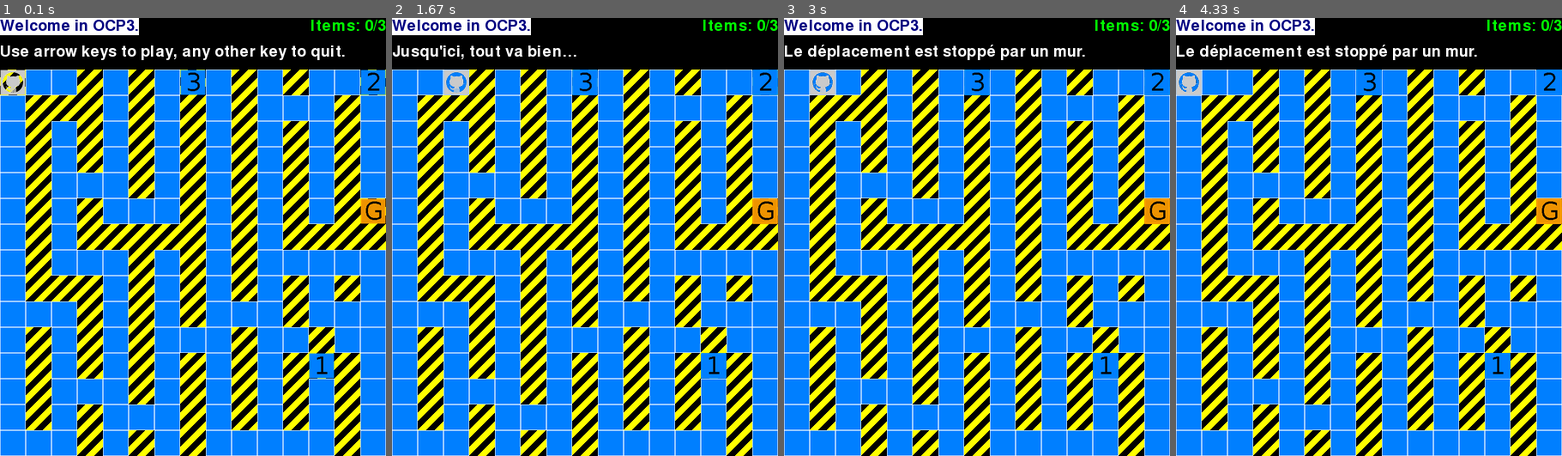
Above: before the commit, frames 1-4 (left to right).
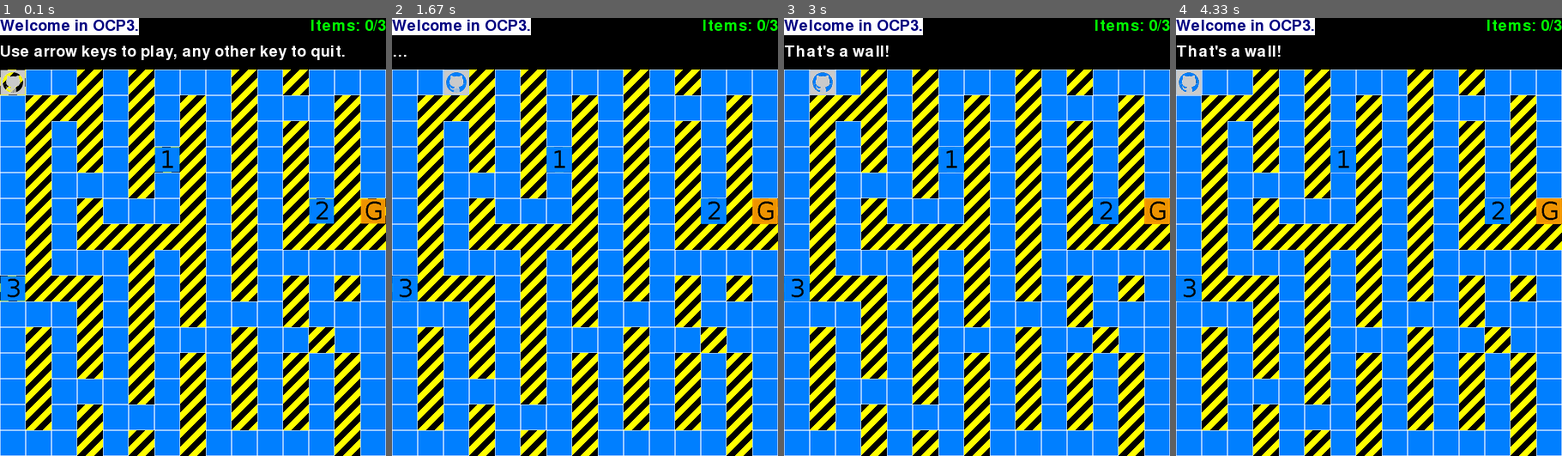
Above: after the commit, the same moments.

Repository: freezed/ocp3
Game: pygame game, started from main.py
The game is run twice, just before and just after one commit, with the same random seed, the same clock (stepped at 60 frames per second) and the same inputs.
Inputs:
- Up to frame 1 (0.1 s): no input
- Up to frame 2 (1.67 s): hold Right 0.33-0.8 s; hold Up 0.83-1.13 s; hold Right from 1.17 s (still down)
- Up to frame 3 (3 s): release Right at 1.72 s; hold Left 1.75-2.42 s; hold Down from 2.45 s (still down)
- Up to frame 4 (4.33 s): release Down at 3.27 s; hold Left 3.3-4.22 s; hold Up from 4.25 s (still down)

The runs differ from the first frame. In frame 1, 0.7% of the frame differs, in the area x 0-100%, y 11-83%; in frame 2, 1.2%; in frame 3, 1.7%, in the area x 0-100%, y 6-83%; in frame 4, 1.7%.

Commit message:
Massive static code cleanup
- Translating comments
- Flake8 & Pylint checking
- Adjust variable name consistency
- Rename tiles filename (and adds files)

Diff:
--- a/conf.py
+++ b/conf.py
@@ -5,60 +5,78 @@
 
 This file is part of [_ocp3_ project](https://github.com/freezed/ocp3)
 """
+from math import floor
 import pygame
-import math
 
-# CONFIGURATION
-ELEMENT_LIST = [
-    {'symbol': 'n', 'name': 'needle', 'cross': True, 'ressurect': False, 'collect': True, 'tile': 'img/3-blue-transp-30.png'},
-    {'symbol': 't', 'name': 'tube', 'cross': True, 'ressurect': False, 'collect': True, 'tile': 'img/1-blue-transp-30.png'},
-    {'symbol': 'e', 'name': 'ether', 'cross': True, 'ressurect': False, 'collect': True, 'tile': 'img/2-blue-transp-30.png'},
-    {'symbol': 'E', 'name': 'exit', 'cross': False, 'ressurect': False, 'collect': False, 'tile': 'img/g-orange-transp-30.png'},
-    {'symbol': ' ', 'name': 'void', 'cross': True, 'ressurect': True, 'collect': False, 'tile': 'img/blue-white-30.png'},
-    {'symbol': '.', 'name': 'wall', 'cross': False, 'ressurect': False, 'collect': False, 'tile': 'img/transp-30.png'},
-    {'symbol': 'X', 'name': 'player', 'cross': False, 'ressurect': False, 'collect': False, 'tile': 'img/player-30.png'},
-    {'symbol': '\n', 'name': 'nlin', 'cross': False, 'ressurect': False, 'collect': False, 'tile': False},
-]
+ELEMENTS = (
+    {
+        'symbol': 'n', 'name': 'needle', 'cross': True,
+        'ressurect': False, 'collect': True, 'tile': 'img/3-30.png'
+    },
+    {
+        'symbol': 't', 'name': 'tube', 'cross': True,
+        'ressurect': False, 'collect': True, 'tile': 'img/1-30.png'
+    },
+    {
+        'symbol': 'e', 'name': 'ether', 'cross': True,
+        'ressurect': False, 'collect': True, 'tile': 'img/2-30.png'
+    },
+    {
+        'symbol': 'E', 'name': 'exit', 'cross': False,
+        'ressurect': False, 'collect': False, 'tile': 'img/g-30.png'
+    },
+    {
+        'symbol': ' ', 'name': 'void', 'cross': True,
+        'ressurect': True, 'collect': False, 'tile': 'img/void-30.png'
+    },
+    {
+        'symbol': '.', 'name': 'wall', 'cross': False,
+        'ressurect': False, 'collect': False, 'tile': 'img/wall-30.png'
+    },
+    {
+        'symbol': 'X', 'name': 'player', 'cross': False,
+        'ressurect': False, 'collect': False, 'tile': 'img/player-30.png'
+    },
+    {
+        'symbol': '\n', 'name': 'nlin', 'cross': False,
+        'ressurect': False, 'collect': False, 'tile': False
+    },
+)
 
-# Possible returns of a move, keep the «ok» at the end
-MOVE_STATUS = ['looser', 'wall', 'winner', 'collect', 'ok']
-MOVE_STATUS_MSG = {
-    'looser': "Vous vous êtes fait assommé! Pour endormir le garde, il manqait: {}.\nPerdu!",
-    'wall': "Le déplacement est stoppé par un mur.",
-    'winner': "Gagné! Vous avez endormis le garde avec votre seringue.",
-    'collect': "Vous ramassez l'objet «{}»",
-    'ok': "Jusqu'ici, tout va bien…"
-}
-
-CELL_SIZE_PX = 30   # Size of the tiles, in pixels
-MAZE_SIZE_TIL = 15      # Size of a map, in tiles
-FONT_SIZE = math.floor(0.9 * CELL_SIZE_PX)
+CELL_SIZE = 30   # Size of the tiles, in pixels
+MAZE_SIZE = 15   # Size of a map, in tiles
 BLACK = (0, 0, 0)
 BLUE = (0, 0, 128)
 GREEN = (0, 255, 0)
 WHITE = (255, 255, 255)
 
 # Messages
-CAPTION = "OCP3, a pygame maze"
+CAPTION = "OCP3, a maze based on pygame"
 ERR_MAP = "ERR_MAP: «{}»"
-HEADER_MESSAGES = {
+HEAD_MESSAGES = {
     'title': "Welcome in OCP3.",
     'status': "Use arrow keys to play, any other key to quit.",
     'items': "Items: {}/{}",
 }
+MSG_COLLECT = "You pick «{}»"
 MSG_END = "End of game, press a key to quit."
+MSG_LOSER = "You lose! You were missing: {}."
+MSG_OK = "…"
 MSG_QUIT = "You decide to quit the game"
+MSG_WALL = "That's a wall!"
+MSG_WINNER = "Cogratulations! You asleep the guard."
 
 # Files
-BACKGROUND_IMG = 'img/zebra-800.png'
+BACKGRND_FILE = 'img/back-800.png'
 MAP_FILE = '01.map'
-UNKNOWN_TILE = 'img/unknown-30.png'
+UNKNOWN_FILE = 'img/unknown-30.png'
 
 # Constant calculation
-HEADER_HEIGHT = (2 * CELL_SIZE_PX)
-WINDOW_SIZE_PX_W = CELL_SIZE_PX * MAZE_SIZE_TIL
-WINDOW_SIZE_PX_H = WINDOW_SIZE_PX_W + HEADER_HEIGHT
-WIN_DIM = (WINDOW_SIZE_PX_W, WINDOW_SIZE_PX_H)
+FONT_SIZE = floor(0.9 * CELL_SIZE)
+HEAD_SIZE_H = (2 * CELL_SIZE)
+WIN_SIZE_W = CELL_SIZE * MAZE_SIZE
+WIN_SIZE_H = WIN_SIZE_W + HEAD_SIZE_H
+WIN_DIM = (WIN_SIZE_W, WIN_SIZE_H)
 
 
 # FUNCTIONS
@@ -66,7 +84,7 @@
 
 def elmt_val(kval, ksel, vsel, nline=False):
     """
-    Return value(s) from ELEMENT_LIST
+    Return value(s) from ELEMENTS
 
     :param str kval: key of the value returned
     :param str ksel: key of the selection criteria
@@ -74,53 +92,59 @@
     :param bool/int nline: Default False, return value(s) in a list,
     use a int() to return the `n` value from the list
 
-    :return str/bool/…:
     """
     try:
         if nline is False:
-            return (element[kval] for element in ELEMENT_LIST if element[ksel] == vsel)
+            return (element[kval] for element in ELEMENTS
+                    if element[ksel] == vsel)
         else:
-            return [element[kval] for element in ELEMENT_LIST if element[ksel] == vsel][nline]
+            return [element[kval] for element in ELEMENTS
+                    if element[ksel] == vsel][nline]
     except IndexError:
         return False
 
 
-def maze_draw(WINDOW, map_string):
-    """ Take a map string and generate a graphic maze """
+def maze_draw(surface, map_string):
+    """
+    Take a map string and generate a graphic maze
+
+    :param obj surface: a pygame surface object
+    :param str map_string: map modelized in a string
+    """
     back_tiles = []
     for cell, element in enumerate(map_string):
         img = elmt_val('tile', 'symbol', element, 0)
 
         if img is False:
-            back_tiles.append(pygame.image.load(UNKNOWN_TILE).convert())
+            back_tiles.append(pygame.image.load(UNKNOWN_FILE).convert())
         else:
             back_tiles.append(pygame.image.load(img).convert_alpha())
 
-        x = (cell % MAZE_SIZE_TIL) * CELL_SIZE_PX
-        y = (cell // MAZE_SIZE_TIL) * CELL_SIZE_PX + HEADER_HEIGHT
-        WINDOW.blit(back_tiles[cell], (x, y))
+        x = (cell % MAZE_SIZE) * CELL_SIZE
+        y = (cell // MAZE_SIZE) * CELL_SIZE + HEAD_SIZE_H
+        surface.blit(back_tiles[cell], (x, y))
 
     # Refresh
     pygame.display.flip()
 
 
-def set_header(WINDOW, messages):
+def set_header(surface, messages):
     """
     Set the header message on the window
 
-    :param obj WINDOWS: display object
+    :param obj surface: surface surfaceect
     :param list/str messages: list of messages per place
     """
-    pygame.draw.rect(WINDOW, BLACK, (0, 0, WINDOW_SIZE_PX_W, HEADER_HEIGHT))
+    pygame.draw.rect(surface, BLACK, (0, 0, WIN_SIZE_W, HEAD_SIZE_H))
 
     FONT = pygame.font.Font(None, FONT_SIZE)
 
-    h_title = FONT.render(str(messages['title']), True, BLUE, WHITE)
-    h_status = FONT.render(str(messages['status']), True, WHITE, BLACK)
-    h_items = FONT.render(str(messages['items']), True, GREEN, BLACK)
+    h_title = FONT.render(messages['title'], True, BLUE, WHITE)
+    h_status = FONT.render(messages['status'], True, WHITE, BLACK)
+    h_items = FONT.render(messages['items'], True, GREEN, BLACK)
 
-    h_items_pos = h_items.get_rect(topright=(WINDOW_SIZE_PX_W, 0))
+    h_items_pos = h_items.get_rect(topright=(WIN_SIZE_W, 0))
 
-    WINDOW.blit(h_title, (0, 0))
-    WINDOW.blit(h_status, (0, CELL_SIZE_PX))
-    WINDOW.blit(h_items, h_items_pos)
+    surface.blit(h_title, (0, 0))
+    surface.blit(h_status, (0, CELL_SIZE))
+    surface.blit(h_items, h_items_pos)
--- a/main.py
+++ b/main.py
@@ -12,30 +12,28 @@
 """
 import pygame
 from pygame.locals import (
-    K_UP, K_DOWN, K_RIGHT, K_LEFT, KEYDOWN, QUIT, RESIZABLE
+    K_UP, K_DOWN, K_RIGHT, K_LEFT, KEYDOWN, QUIT
 )
 from map import Map
-from conf import BACKGROUND_IMG, CAPTION, MAP_FILE, HEADER_HEIGHT, maze_draw, MSG_END, MSG_QUIT, set_header, WIN_DIM
+from conf import (
+    BACKGRND_FILE, CAPTION, MAP_FILE, HEAD_SIZE_H, maze_draw,
+    MSG_END, MSG_QUIT, set_header, WIN_DIM
+)
 
-# Constant calculation
 GAME_KEYS = [K_UP, K_DOWN, K_RIGHT, K_LEFT]
 
 pygame.init()
-WINDOW = pygame.display.set_mode(WIN_DIM, RESIZABLE)
+WINDOW = pygame.display.set_mode(WIN_DIM)
 pygame.display.set_caption(CAPTION)
-WINDOW.blit(pygame.image.load(BACKGROUND_IMG).convert(), (0, HEADER_HEIGHT))
+WINDOW.blit(pygame.image.load(BACKGRND_FILE).convert(), (0, HEAD_SIZE_H))
 
 # Loading map
 MAP_GAME = Map(MAP_FILE)
-
-# Header messaging
 set_header(WINDOW, MAP_GAME.status_message)
-
-# Draw maze
 maze_draw(WINDOW, MAP_GAME.map_print().replace('\n', ''))
 
-pygame.time.Clock().tick(25)
 # Game loop
+# pygame.time.Clock().tick(25)
 last_wait = True
 while MAP_GAME.status:
     for event in pygame.event.get():
@@ -59,6 +57,7 @@
 set_header(WINDOW, MAP_GAME.status_message)
 pygame.display.flip()
 
+# Loop for last messag before exit
 while last_wait:
     for event in pygame.event.get():
         if event.type == KEYDOWN:
--- a/map.py
+++ b/map.py
@@ -8,7 +8,10 @@
 import os
 import random
 from pygame.locals import K_UP, K_DOWN, K_RIGHT, K_LEFT
-from conf import elmt_val, ERR_MAP, MOVE_STATUS_MSG, HEADER_MESSAGES, MAZE_SIZE_TIL
+from conf import (
+    elmt_val, ERR_MAP, MSG_COLLECT, MSG_LOSER, MSG_OK,
+    MSG_WALL, MSG_WINNER, HEAD_MESSAGES, MAZE_SIZE
+)
 
 
 class Map:
@@ -35,22 +38,24 @@
         :rtype map: str()
         :return: None
         """
-        # Chargement du fichier carte choisi
+        # Loading map file
         if os.path.isfile(map_file) is True:
             with open(map_file, "r") as map_data:
 
-                # translate to a splited lines string list
+                # Translate to a splited lines string list
                 map_in_a_list = map_data.read().splitlines()
 
-            # map line number
-            if len(map_in_a_list) == MAZE_SIZE_TIL:
-                self._COLUM = MAZE_SIZE_TIL + 1
-                self._LINES = MAZE_SIZE_TIL
+            # Map line number
+            if len(map_in_a_list) == MAZE_SIZE:
+                self._COLUM = MAZE_SIZE + 1
+                self._LINES = MAZE_SIZE
                 self._MAXIM = (self._COLUM * self._LINES) - 1
-                # Add map checking here
+
+                # ++ Add other map checks here ++
 
                 # Constructing square map
-                map_in_a_list = [self.check_line(line) for line in map_in_a_list]
+                map_in_a_list = [self.check_line(line)
+                                 for line in map_in_a_list]
                 self._map_in_a_string = '\n'.join(map_in_a_list)
 
                 # Player's initial position
@@ -59,44 +64,54 @@
                 )
 
                 # Element under player at start
-                self._element_under_player = elmt_val('symbol', 'name', 'void', 0)
+                self._element_under_player = elmt_val(
+                    'symbol', 'name', 'void', 0
+                )
 
                 # Place collectables on the map
                 for symbol_to_place in elmt_val('symbol', 'collect', True):
-                    position = random.choice([idx for (idx, value) in enumerate(self._map_in_a_string) if value == elmt_val('symbol', 'name', 'void', 0)])
+                    position = random.choice(
+                        [idx for (idx, value) in enumerate(
+                            self._map_in_a_string
+                        ) if value == elmt_val(
+                            'symbol', 'name', 'void', 0
+                        )])
                     self.place_element(symbol_to_place, pos=position)
 
                 self.status = True
                 self.collected_items = []
                 self.collected_items_num = 0
-                self.MAX_ITEMS = sum(1 for _ in elmt_val('name', 'collect', True))
+                self.MAX_ITEMS = sum(
+                    1 for _ in elmt_val('name', 'collect', True)
+                )
                 self.status_message = {}
-                self.status_message['title'] = HEADER_MESSAGES['title']
-                self.status_message['status'] = HEADER_MESSAGES['status']
-                self.status_message['items'] = HEADER_MESSAGES['items'].format(self.collected_items_num, self.MAX_ITEMS)
+                self.status_message['title'] = HEAD_MESSAGES['title']
+                self.status_message['status'] = HEAD_MESSAGES['status']
+                self.status_message['items'] \
+                    = HEAD_MESSAGES['items'].format(
+                        self.collected_items_num, self.MAX_ITEMS
+                    )
 
             else:
                 self.status = False
                 print(ERR_MAP.format("maplines: " + str(len(map_in_a_list))))
 
-        # Erreur de chargement du fichier
+        # File error
         else:
             self.status = False
             print(ERR_MAP.format(':'.join(["mapfile", map_file])))
 
     def map_print(self):
-        """ Affiche la carte avec la position de jeu courante """
+        """ Return a string of the map state """
         return self._map_in_a_string
 
     def move_to(self, pressed_key):
         """
-        Deplace le plyr sur la carte
-
-        :param str pressed_key: mouvement souhaite
-        :return int: une cle de la constante MOVE_STATUS
-        """
-        # supprime le plyr de son emplacement actuel et on replace
-        # l'elements «dessous»
+        Move the player on the map
+
+        :param str pressed_key: direction (pygame const)
+        """
+        # Replace player on the map by the under-element
         self._map_in_a_string = self._map_in_a_string.replace(
             elmt_val('symbol', 'name', 'player', 0),
             self._element_under_player
@@ -115,50 +130,66 @@
         elif pressed_key == K_LEFT:
             next_position = self._player_position - 1
 
+        # TODO nove instruction to __init__
         self._element_under_player = elmt_val('symbol', 'name', 'void', 0)
 
-        # Traitement en fonction de la case du prochain pas
+        # Next position treatment
         if next_position >= 0 and next_position <= self._MAXIM:
             next_char = self._map_in_a_string[next_position]
 
             if next_char == elmt_val('symbol', 'name', 'void', 0):
                 self._player_position = next_position
-                self.status_message['status'] = MOVE_STATUS_MSG['ok']
+                self.status_message['status'] = MSG_OK
 
             elif next_char in elmt_val('symbol', 'collect', True):
                 self._player_position = next_position
-                self._element_under_player = elmt_val('symbol', 'name', 'void', 0)
-                self.collected_items.append(elmt_val('name', 'symbol', next_char, 0))
+                self._element_under_player = elmt_val(
+                    'symbol', 'name', 'void', 0
+                )
+                self.collected_items.append(
+                    elmt_val('name', 'symbol', next_char, 0)
+                )
                 self.collected_items_num += 1
-                self.status_message['status'] = MOVE_STATUS_MSG['collect'].format(elmt_val('name', 'symbol', next_char, 0))
-                self.status_message['items'] = HEADER_MESSAGES['items'].format(self.collected_items_num, self.MAX_ITEMS)
+                self.status_message['status'] = MSG_COLLECT.format(
+                    elmt_val('name', 'symbol', next_char, 0)
+                )
+                self.status_message['items'] \
+                    = HEAD_MESSAGES['items'].format(
+                        self.collected_items_num, self.MAX_ITEMS
+                    )
 
             elif next_char == elmt_val('symbol', 'name', 'exit', 0):
                 self.status = False
-                if sorted(self.collected_items) == sorted(elmt_val('name', 'collect', True)):
-                    self.status_message['status'] = MOVE_STATUS_MSG['winner']
+                if sorted(self.collected_items) == sorted(
+                        elmt_val('name', 'collect', True)
+                ):
+                    self.status_message['status'] = MSG_WINNER
                 else:
-                    missed_item_flist = ', '.join((item for item in elmt_val('name', 'collect', True) if item not in self.collected_items))
-                    self.status_message['status'] = MOVE_STATUS_MSG['looser'].format(missed_item_flist)
-
-            else:  # wall, door or nline
-                self.status_message['status'] = MOVE_STATUS_MSG['wall']
-        else:
-            self.status_message['status'] = MOVE_STATUS_MSG['wall']
-
-        # place le plyr sur sa nouvelle position
+                    missed_item_flist = ', '.join(
+                        (item for item in elmt_val(
+                            'name', 'collect', True
+                        ) if item not in self.collected_items)
+                    )
+                    self.status_message['status'] = MSG_LOSER.format(
+                        missed_item_flist
+                    )
+
+            else:  # wall or nline
+                self.status_message['status'] = MSG_WALL
+        else:
+            self.status_message['status'] = MSG_WALL
+
+        # Set the player on position
         self.place_element(elmt_val('symbol', 'name', 'player', 0))
 
     def place_element(self, element, **kwargs):
         """
-        Place l'element sur la carte.
-
-        La position est celle de l'attribut self._player_position au
-        moment de l'appel.
-
-        Utilise pour place le plyrt et remettre les portes.
-
-        :param str element: element a placer sur la carte
+        Set an element on the map
+
+        The position used is in ._player_position attribute
+        Used for player and void after collecting items
+
+        :param str element: the string of the element to place
         """
         # FIXME cannot find a way to define default value to the
         # method's arguments with class attributes
@@ -177,12 +208,12 @@
     @staticmethod
     def check_line(line):
         """
-        Checks if a line has a good length, fill it if it's too small,
-        truncate if it's too long
-        """
-        differance = MAZE_SIZE_TIL - len(str(line))
+        Checks if a line has a good length (configured in MAZE_SIZE const).
+        Fill it if it's too small, truncate if it's too long.
+        """
+        differance = MAZE_SIZE - len(str(line))
         if differance < 0:
-            return line[:MAZE_SIZE_TIL]
+            return line[:MAZE_SIZE]
         elif differance > 0:
             return line + (differance * elmt_val('symbol', 'name', 'void', 0))
         else:
Binary file added: img/1-30.png
Binary file added: img/2-30.png
Binary file added: img/3-30.png
Binary file added: img/back-800.png
Binary file added: img/g-30.png
Binary file added: img/m-30.png
Binary file added: img/void-30.png
Binary file added: img/wall-30.png
